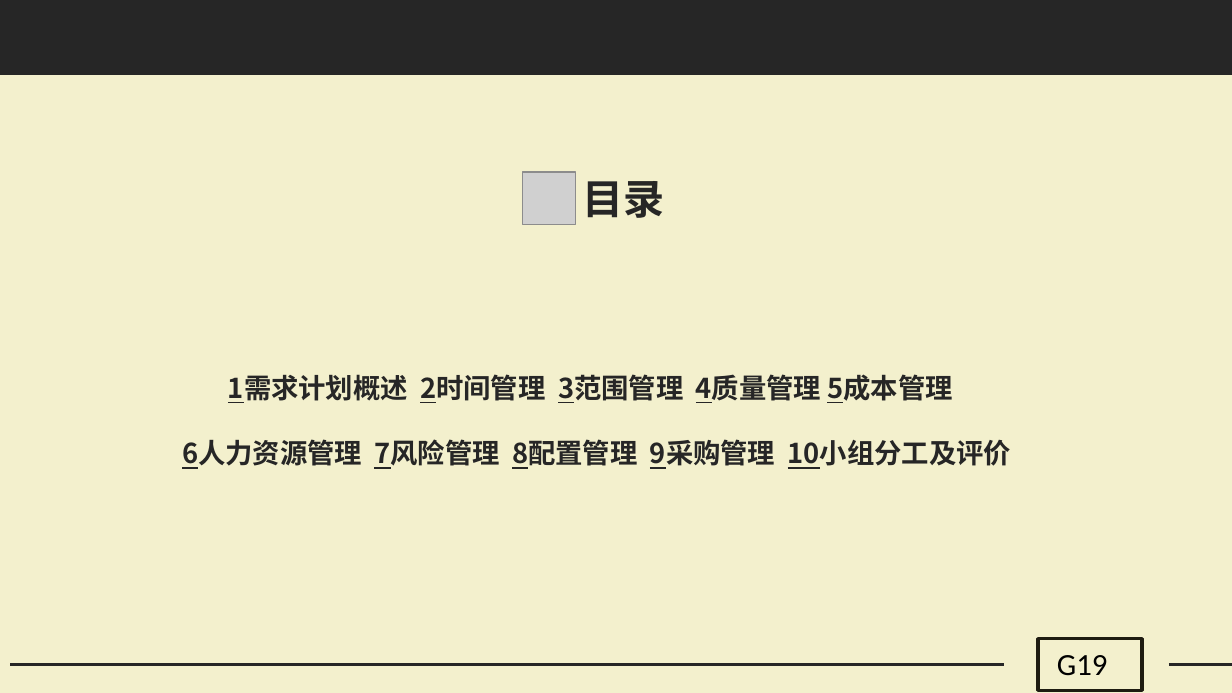
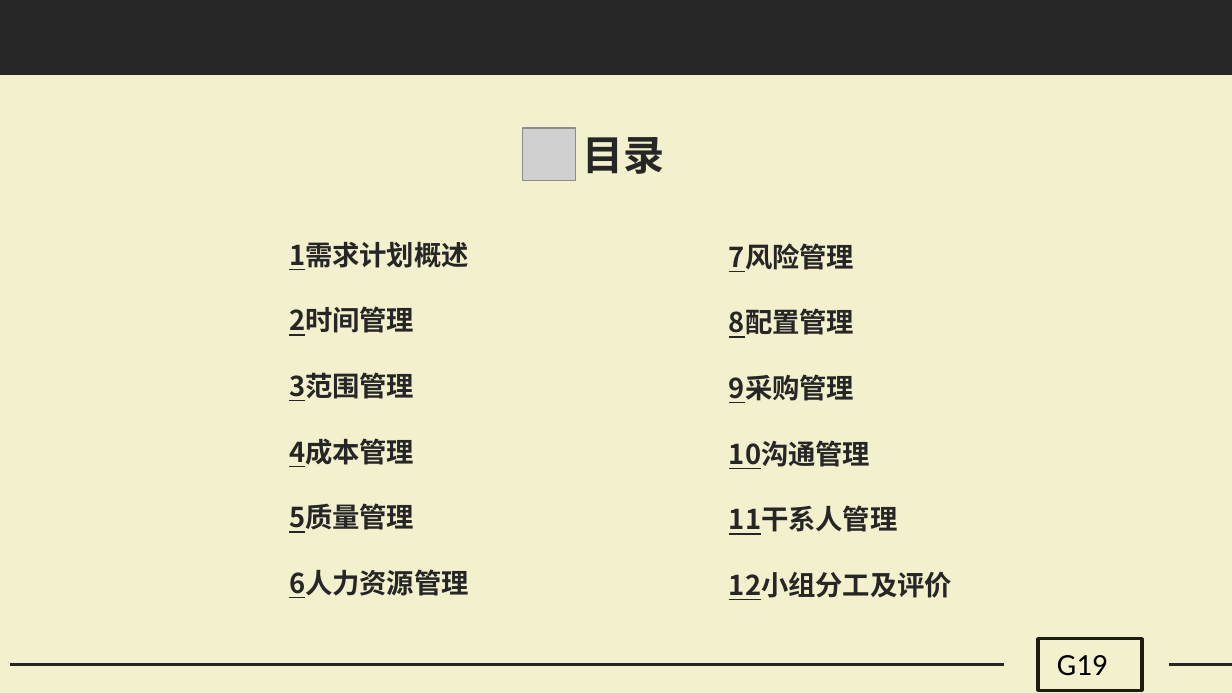
Before and after one commit to G19-Fish/PRD2018-G19, a slide deck: slide 2 of PRD2018-G19-需求项目计划PPT.pptx. Drawn at 1232x693 pixels with LibreOffice and Linux fonts; fonts in the diff are those of the drawing; grey boxes stand for pictures. Boxes give left, top, right and bottom in pixels: in the first picture for what was removed or moved away, otherwise in the second. Text is boxed around its words. In the diff, an @@ line names an element or a change of style, - is before the commit and + after.

```diff
--- a/PRD2018-G19-需求项目计划PPT.pptx
+++ b/PRD2018-G19-需求项目计划PPT.pptx
@@ picture: place and size @@
-picture at [522, 172, 575, 225]
+picture at [522, 128, 575, 181]
@@ text "目录": place and size @@
-text "目录" at [583, 181, 665, 218]
+text "目录" at [583, 137, 665, 174]
@@ text at [289, 241, 469, 598]: text changed @@
-1需求计划概述 2时间管理 3范围管理 4质量管理 5成本管理
-6人力资源管理 7风险管理 8配置管理 9采购管理 10小组分工及评价
+1需求计划概述
+2时间管理
+3范围管理
+4成本管理
+5质量管理
+6人力资源管理
@@ text added at [729, 243, 952, 600], 16 pt, text #262626, bold @@
+7风险管理
+8配置管理
+9采购管理
+10沟通管理
+11干系人管理
+12小组分工及评价
```
Also in this commit, not shown: 21 other slides changed, 20 slides added, 12 slides removed, 8 other files.
